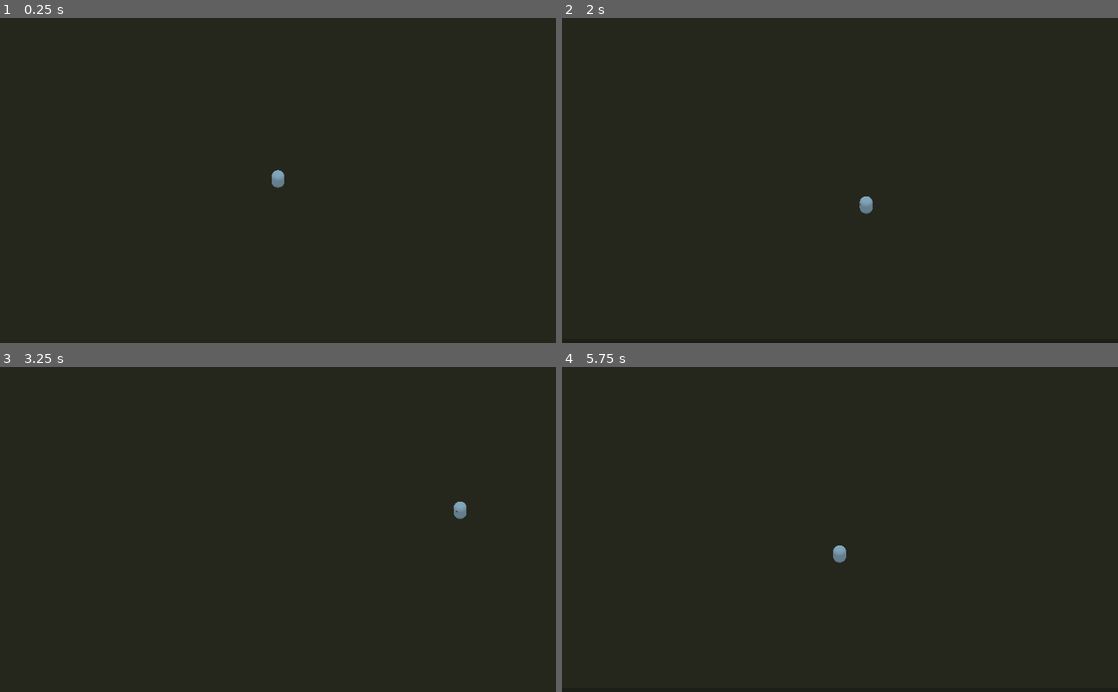
Above: before the commit, frames 1-4 (two rows, left to right).
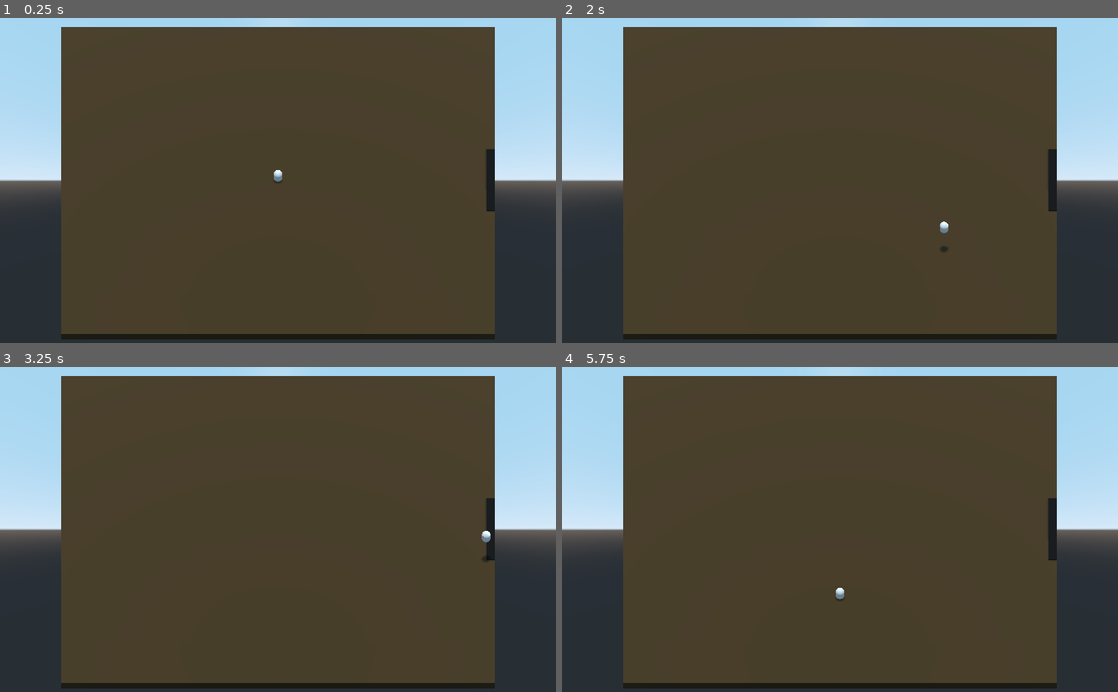
Above: after the commit, the same moments.

Repository: jaredbwasserman/game-jams
Game: Godot game, scene res://scenes/Main.tscn
Two runs of this game, one before a commit and one after it. Both use one fixed random seed, a clock stepped at 60 frames per second and the inputs below.
Inputs (mouse positions are in pixels of both pictures, inside the frame that each line leads up to):
- Up to frame 1 (0.25 s): no input
- Up to frame 2 (2 s): tap Enter at 0.5 s; move the mouse to (962, 164) at 0.52 s; hold Right (move_right) 0.53-1.28 s; tap Space (jump) at 0.6, 0.77, 1.07, 1.35, 1.52, 1.82 s; move the mouse to (728, 196) at 1.27 s; hold Down (move_back) from 1.28 s (still down)
- Up to frame 3 (3.25 s): tap Space (jump) at 2, 2.1, 2.85, 3.02 s; move the mouse to (333, 458) at 2.02 s; release Down (move_back) at 2.03 s; hold Right (move_right) 2.03-2.78 s; move the mouse to (250, 594) at 2.77 s; hold Up (move_forward) from 2.78 s (still down)
- Up to frame 4 (5.75 s): tap Space (jump) at 3.32, 3.6, 3.77, 4.07, 4.35, 4.52, 4.82, 5.1 s; move the mouse to (1006, 578) at 3.52 s; release Up (move_forward) at 3.53 s; hold Left (move_left) 3.53-5.03 s; move the mouse to (673, 480) at 4.27 s; move the mouse to (867, 529) at 5.02 s; hold Down (move_back) from 5.03 s (still down)

The runs differ from the first frame. In frame 1, 92% of the frame differs, in the area x 0-100%, y 0-98%; in frame 2, 93%; in frame 3, 92%; in frame 4, 93%, in the area x 0-100%, y 0-100%.

Commit message:
Better camera

Diff:
--- a/bgj-2022-03/project.godot
+++ b/bgj-2022-03/project.godot
@@ -52,6 +52,7 @@
 3d_physics/layer_2="enemies"
 3d_physics/layer_3="world"
 3d_physics/layer_4="rooms"
+3d_physics/layer_5="ground"
 
 [physics]
 
--- a/bgj-2022-03/scenes/Main.tscn
+++ b/bgj-2022-03/scenes/Main.tscn
@@ -18,7 +18,14 @@
 extents = Vector3( 45, 10, 45 )
 
 [sub_resource type="SpatialMaterial" id=6]
+albedo_color = Color( 0.219608, 0.14902, 0.105882, 0.0823529 )
+
+[sub_resource type="SpatialMaterial" id=7]
 albedo_color = Color( 0, 0, 0, 1 )
+
+[sub_resource type="CubeMesh" id=8]
+material = SubResource( 7 )
+size = Vector3( 2, 0.2, 20 )
 
 [sub_resource type="BoxShape" id=5]
 extents = Vector3( 45, 10, 45 )
@@ -37,7 +44,7 @@
 
 [node name="Ground" type="StaticBody" parent="RoomsRoot/RoomsManager/RoomsList/Room1"]
 transform = Transform( 1, 0, 0, 0, 1, 0, 0, 0, 1, 0, -1, 0 )
-collision_layer = 4
+collision_layer = 16
 collision_mask = 0
 
 [node name="CollisionShape" type="CollisionShape" parent="RoomsRoot/RoomsManager/RoomsList/Room1/Ground"]
@@ -57,25 +64,71 @@
 shape = SubResource( 4 )
 
 [node name="Wall1" type="CSGBox" parent="RoomsRoot/RoomsManager/RoomsList/Room1"]
-transform = Transform( 1, 0, 0, 0, 1, 0, 0, 0, 1, 0, 10, -51 )
-use_collision = true
-collision_layer = 4
-collision_mask = 0
-width = 100.0
-height = 20.0
-material = SubResource( 6 )
-
-[node name="ToRoom2" type="Portal" parent="RoomsRoot/RoomsManager/RoomsList/Room1"]
-transform = Transform( 1.19249e-08, 0, -1, 0, 1, 0, 1, 0, 1.19249e-08, 50, 0, 0 )
-linked_room = NodePath("../../Room2")
-points = PoolVector2Array( -50, 0, -50, 20, 50, 20, 50, 0 )
+transform = Transform( 1, 0, 0, 0, 1, 0, 0, 0, 1, 0, 10, -50 )
+visible = false
+use_collision = true
+collision_layer = 4
+collision_mask = 0
+width = 100.0
+height = 20.0
+depth = 1.0
+material = SubResource( 6 )
+
+[node name="Wall2" type="CSGBox" parent="RoomsRoot/RoomsManager/RoomsList/Room1"]
+transform = Transform( 1, 0, 0, 0, 1, 0, 0, 0, 1, 0, 10, 50 )
+visible = false
+use_collision = true
+collision_layer = 4
+collision_mask = 0
+width = 100.0
+height = 20.0
+depth = 1.0
+material = SubResource( 6 )
+
+[node name="Wall3" type="CSGBox" parent="RoomsRoot/RoomsManager/RoomsList/Room1"]
+transform = Transform( -4.37114e-08, 0, 1, 0, 1, 0, -1, 0, -4.37114e-08, -50, 10, 0 )
+visible = false
+use_collision = true
+collision_layer = 4
+collision_mask = 0
+width = 100.0
+height = 20.0
+depth = 1.0
+material = SubResource( 6 )
+
+[node name="Wall4" type="CSGBox" parent="RoomsRoot/RoomsManager/RoomsList/Room1"]
+transform = Transform( -4.37114e-08, 0, 1, 0, 1, 0, -1, 0, -4.37114e-08, 50, 10, 30 )
+visible = false
+use_collision = true
+collision_layer = 4
+collision_mask = 0
+width = 40.0
+height = 20.0
+depth = 1.0
+material = SubResource( 6 )
+
+[node name="Wall5" type="CSGBox" parent="RoomsRoot/RoomsManager/RoomsList/Room1"]
+transform = Transform( -4.37114e-08, 0, 1, 0, 1, 0, -1, 0, -4.37114e-08, 50, 10, -30 )
+visible = false
+use_collision = true
+collision_layer = 4
+collision_mask = 0
+width = 40.0
+height = 20.0
+depth = 1.0
+material = SubResource( 6 )
+
+[node name="Door" type="MeshInstance" parent="RoomsRoot/RoomsManager/RoomsList/Room1"]
+transform = Transform( 1, 0, 0, 0, 1, 0, 0, 0, 1, 49, 0.1, 0 )
+mesh = SubResource( 8 )
+material/0 = null
 
 [node name="Room2" type="Room" parent="RoomsRoot/RoomsManager/RoomsList"]
 transform = Transform( 1, 0, 0, 0, 1, 0, 0, 0, 1, 100, 0, 0 )
 
 [node name="Ground" type="StaticBody" parent="RoomsRoot/RoomsManager/RoomsList/Room2"]
 transform = Transform( 1, 0, 0, 0, 1, 0, 0, 0, 1, 0, -1, 0 )
-collision_layer = 4
+collision_layer = 16
 collision_mask = 0
 
 [node name="CollisionShape" type="CollisionShape" parent="RoomsRoot/RoomsManager/RoomsList/Room2/Ground"]
@@ -94,16 +147,61 @@
 transform = Transform( 1, 0, 0, 0, 1, 0, 0, 0, 1, 0, 10, 0 )
 shape = SubResource( 5 )
 
+[node name="Wall1" type="CSGBox" parent="RoomsRoot/RoomsManager/RoomsList/Room2"]
+transform = Transform( -4.37114e-08, 0, 1, 0, 1, 0, -1, 0, -4.37114e-08, 50, 10, 0 )
+visible = false
+use_collision = true
+collision_layer = 4
+collision_mask = 0
+width = 100.0
+height = 20.0
+depth = 1.0
+material = SubResource( 6 )
+
+[node name="Wall2" type="CSGBox" parent="RoomsRoot/RoomsManager/RoomsList/Room2"]
+transform = Transform( 1, 0, 0, 0, 1, 0, 0, 0, 1, 0, 10, -50 )
+visible = false
+use_collision = true
+collision_layer = 4
+collision_mask = 0
+width = 100.0
+height = 20.0
+depth = 1.0
+material = SubResource( 6 )
+
+[node name="Wall3" type="CSGBox" parent="RoomsRoot/RoomsManager/RoomsList/Room2"]
+transform = Transform( 1, 0, 0, 0, 1, 0, 0, 0, 1, 0, 10, 50 )
+visible = false
+use_collision = true
+collision_layer = 4
+collision_mask = 0
+width = 100.0
+height = 20.0
+depth = 1.0
+material = SubResource( 6 )
+
+[node name="Door" type="MeshInstance" parent="RoomsRoot/RoomsManager/RoomsList/Room2"]
+transform = Transform( 1, 0, 0, 0, 1, 0, 0, 0, 1, -49, 0.1, 0 )
+mesh = SubResource( 8 )
+material/0 = null
+
 [node name="Player" parent="." instance=ExtResource( 1 )]
 transform = Transform( 1, 0, 0, 0, 1, 0, 0, 0, 1, 0, 1.5, 0 )
+collision_mask = 30
 
 [node name="PlayerCamera" type="Camera" parent="."]
 transform = Transform( 1, 0, 0, 0, 0.707107, 0.707107, 0, -0.707107, 0.707107, 0, 0, 0 )
 projection = 1
 size = 50.0
 script = ExtResource( 2 )
-padding_x = 20
-padding_z = 20
+offset_y = 37
+offset_z = 37
+padding = 25
+ground_mesh_path = "/root/Main/RoomsRoot/RoomsManager/RoomsList/Room1/Ground/MeshInstance"
+
+[node name="Sun" type="DirectionalLight" parent="."]
+transform = Transform( 1, 0, 0, 0, -4.37114e-08, 1, 0, -1, -4.37114e-08, 0, 20, 0 )
+shadow_enabled = true
 
 [connection signal="gameplay_entered" from="RoomsRoot/RoomsManager/RoomsList/Room1" to="Player" method="_on_Room1_gameplay_entered"]
 [connection signal="gameplay_entered" from="RoomsRoot/RoomsManager/RoomsList/Room2" to="Player" method="_on_Room2_gameplay_entered"]
--- a/bgj-2022-03/scenes/Player.tscn
+++ b/bgj-2022-03/scenes/Player.tscn
@@ -3,7 +3,7 @@
 [ext_resource path="res://scripts/Player.gd" type="Script" id=2]
 
 [sub_resource type="BoxShape" id=2]
-extents = Vector3( 2, 2, 2 )
+extents = Vector3( 4, 4, 4 )
 
 [sub_resource type="CapsuleMesh" id=3]
 
--- a/bgj-2022-03/scripts/Player.gd
+++ b/bgj-2022-03/scripts/Player.gd
@@ -8,6 +8,9 @@
 
 # The downward acceleration when in the air, in meters per second squared
 export var fall_acceleration = 75
+
+# Vertical impulse applied to the character upon jumping in meters per second.
+export var jump_impulse = 30
 
 # Velocity of player
 var velocity = Vector3.ZERO
@@ -24,6 +27,10 @@
 
 		# Fix rotation
 		pivot.rotation = Vector3(0, pivot.rotation.y, 0)
+
+	# Jump
+	if is_on_floor() and Input.is_action_just_pressed("jump"):
+		velocity.y += jump_impulse
 
 	# Move
 	var direction = Vector3.ZERO
@@ -53,7 +60,7 @@
 	var from = camera.project_ray_origin(mouse_pos)
 	var to = from + camera.project_ray_normal(mouse_pos) * 1000
 	var space_state = get_world().get_direct_space_state()
-	return space_state.intersect_ray(from, to)
+	return space_state.intersect_ray(from, to, [], 16) # Collide with ground
 
 
 func _on_Area_area_entered(area):
--- a/bgj-2022-03/scripts/PlayerCamera.gd
+++ b/bgj-2022-03/scripts/PlayerCamera.gd
@@ -1,67 +1,36 @@
 extends Camera
 
-# Camera smoothing
-export var smooth = true
-export var smooth_speed = 0.1
+# Offsets relative to Player
+export var offset_y = 50
+export var offset_z = 45
 
 # Padding
-export var padding_x = 0
-export var padding_z = 0
+export var padding = 10
 
-# Offsets
-export var offset_y = 50
-export var offset_z = 50
+# Path to first ground mesh
+export var ground_mesh_path: String
 
 # Some variables
-var ground_mesh
 var ground_pos
-var ground_size_x_half
-var ground_size_z_half
 
 
 func _ready():
-	# Init ground size
-	var mesh_path = "/root/Main/RoomsRoot/RoomsManager/RoomsList/Room1/Ground/MeshInstance"
-	ground_mesh = self.get_parent().get_node(mesh_path)
-	_set_ground_params()
-
+	_update_ground(get_node(ground_mesh_path))
 	set_process(true)
 
 
 func _process(delta):
-	var target = get_node("../Player").get_translation()
-	var camera_size_half = self.get_size()
-
-	var clamp_x = clamp(
-		target.x,
-		ground_pos.x - ground_size_x_half + camera_size_half - padding_x,
-		ground_pos.x + ground_size_x_half - camera_size_half + padding_x
-	)
-
-	var clamp_y = target.y + offset_y
-
-	var clamp_z = clamp(
-		target.z,
-		ground_pos.z - ground_size_z_half + camera_size_half - padding_z,
-		ground_pos.z + ground_size_z_half - camera_size_half + padding_z
-	) + offset_z
-
-	var new_pos = Vector3(clamp_x, clamp_y, clamp_z)
-
-	if smooth:
-		var new_lerp = self.translation.linear_interpolate(new_pos, smooth_speed)
-		self.set_translation(new_lerp)
-	else:
-		self.set_translation(new_pos)
+	self.set_translation(Vector3(
+		ground_pos.x,
+		offset_y,
+		ground_pos.z + offset_z
+	))
 
 
-func _set_ground_params():
-	ground_pos = ground_mesh.global_transform.origin
-	var mesh_size = ground_mesh.mesh.size
-	ground_size_x_half = mesh_size.x/2
-	ground_size_z_half = mesh_size.z/2
+func _update_ground(mesh_node: Node):
+	ground_pos = mesh_node.global_transform.origin
+	self.set_size(mesh_node.mesh.size.x/2 + padding)
 
 
 func _on_Player_new_room_entered(area):
-	ground_mesh = area.get_parent().get_node("Ground/MeshInstance")
-	_set_ground_params()
+	_update_ground(area.get_parent().get_node("Ground/MeshInstance"))
Not shown: 1 places in bgj-2022-03/scenes/Main.tscn that only renumber resources
Not shown, changed: bgj-2022-03/README.md
